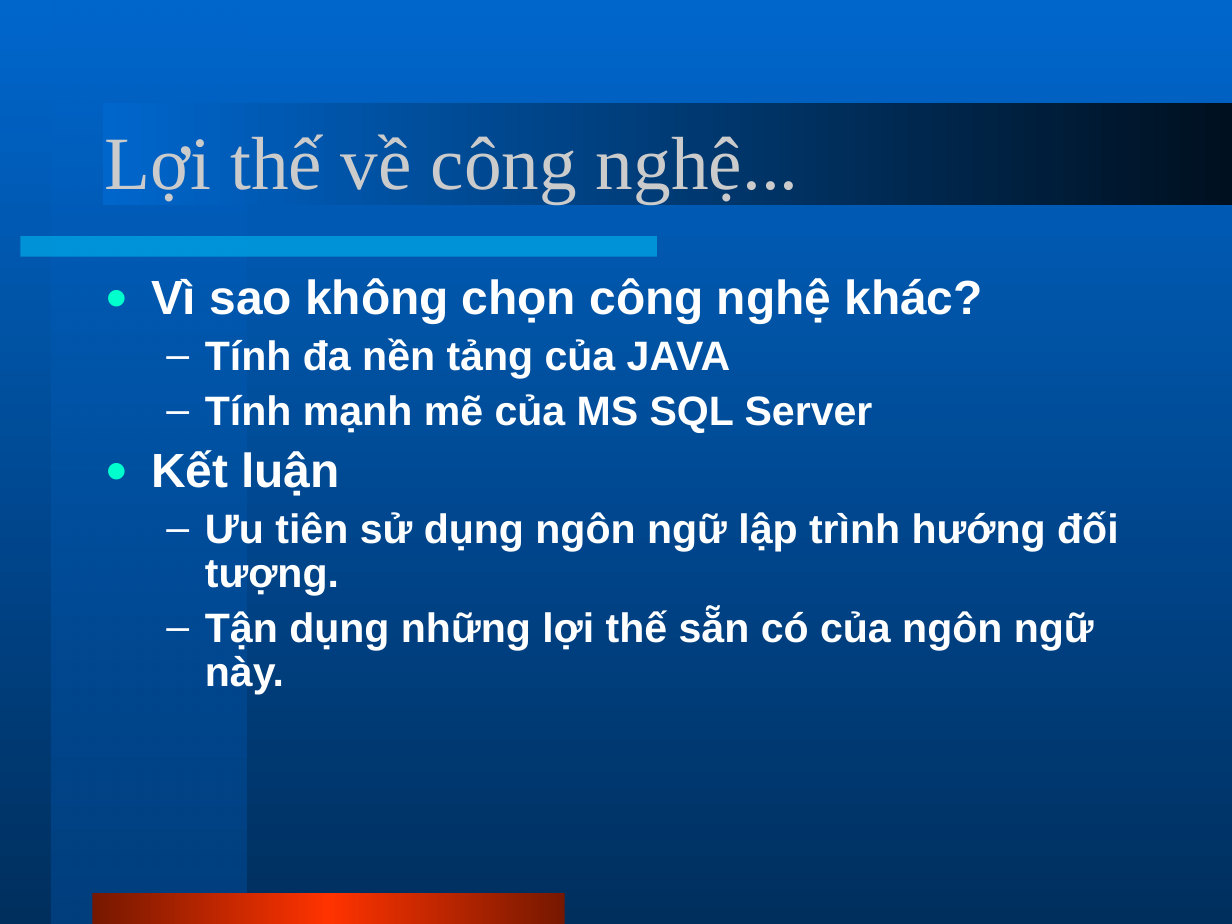
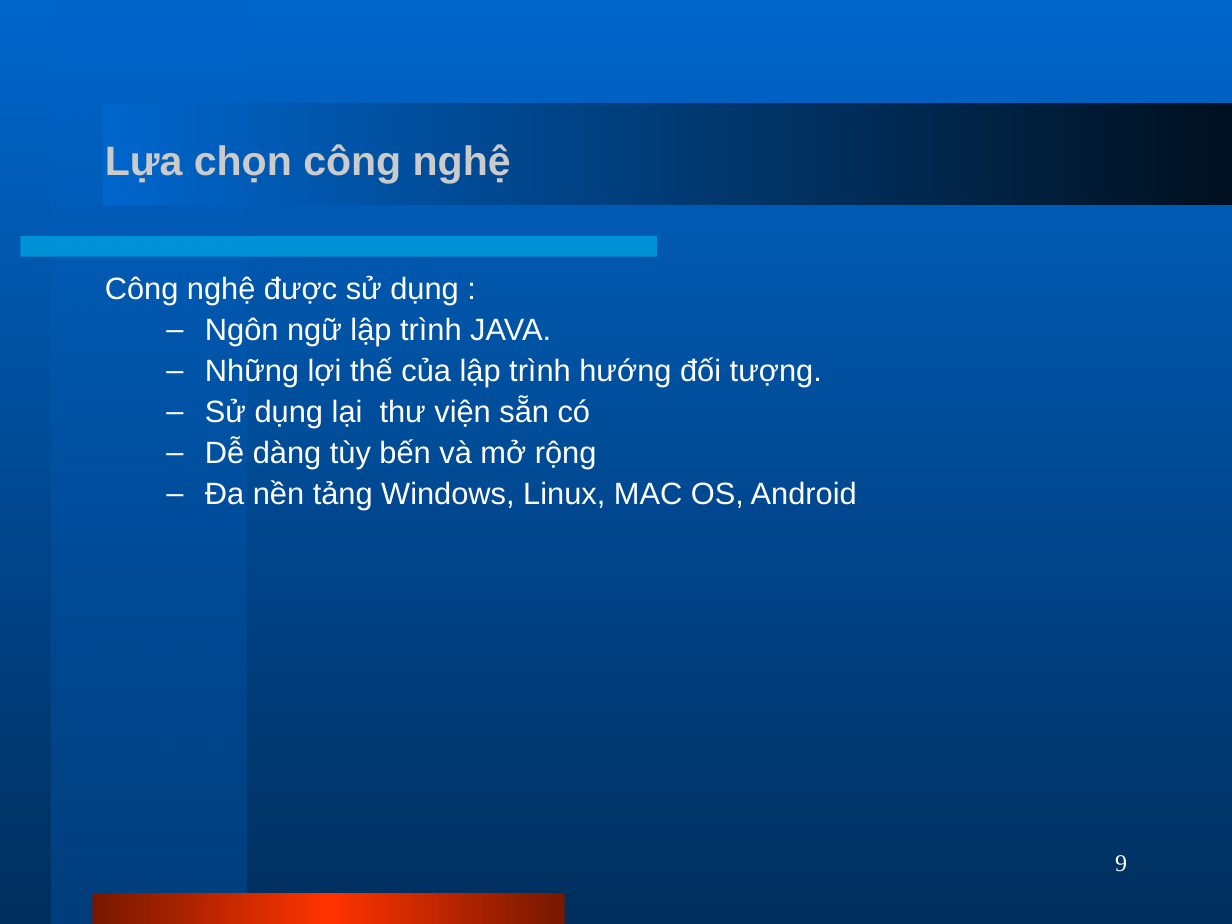
Before and after one commit to phamtuanchip/PHS, a slide deck: slide 9 of Documents/slides.ppt. Drawn at 1232x924 pixels with LibreOffice and Linux fonts; fonts in the diff are those of the drawing. Boxes give left, top, right and bottom in pixels: in the first picture for what was removed or moved away, otherwise in the second. Text is boxed around its words. In the diff, an @@ line names an element or a change of style, - is before the commit and + after.

Commit message:
slide update

```diff
--- a/Documents/slides.ppt
+++ b/Documents/slides.ppt
@@ title at [105, 144, 511, 183]: text changed; size 44 to 24 pt; font Times New Roman to Arial; bold on @@
-Lợi thế về công nghệ...
+Lựa chọn công nghệ
@@ text at [105, 275, 857, 510]: text changed; size 24 to 18 pt; bold off @@
-● Vì sao không chọn công nghệ khác?
-  – Tính đa nền tảng của JAVA
-  – Tính mạnh mẽ của MS SQL Server
-● Kết luận
-  – Ưu tiên sử dụng ngôn ngữ lập trình hướng đối tượng.
-  – Tận dụng những lợi thế sẵn có của ngôn ngữ này.
+Công nghệ được sử dụng :
+  – Ngôn ngữ lập trình JAVA.
+  – Những lợi thế của lập trình hướng đối tượng.
+  – Sử dụng lại thư viện sẵn có
+  – Dễ dàng tùy bến và mở rộng
+  – Đa nền tảng Windows, Linux, MAC OS, Android
@@ page number added at [1115, 855, 1127, 872], 14 pt, text #FFFFFF @@
+9
```
Also in this commit, not shown: 8 other slides changed, 6 slides added, 2 slides removed.
